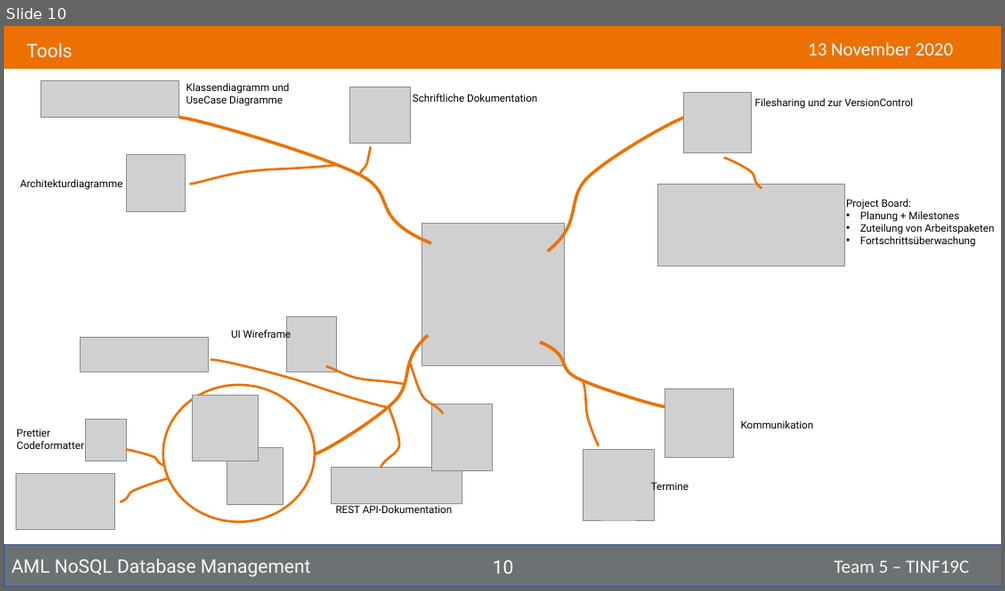
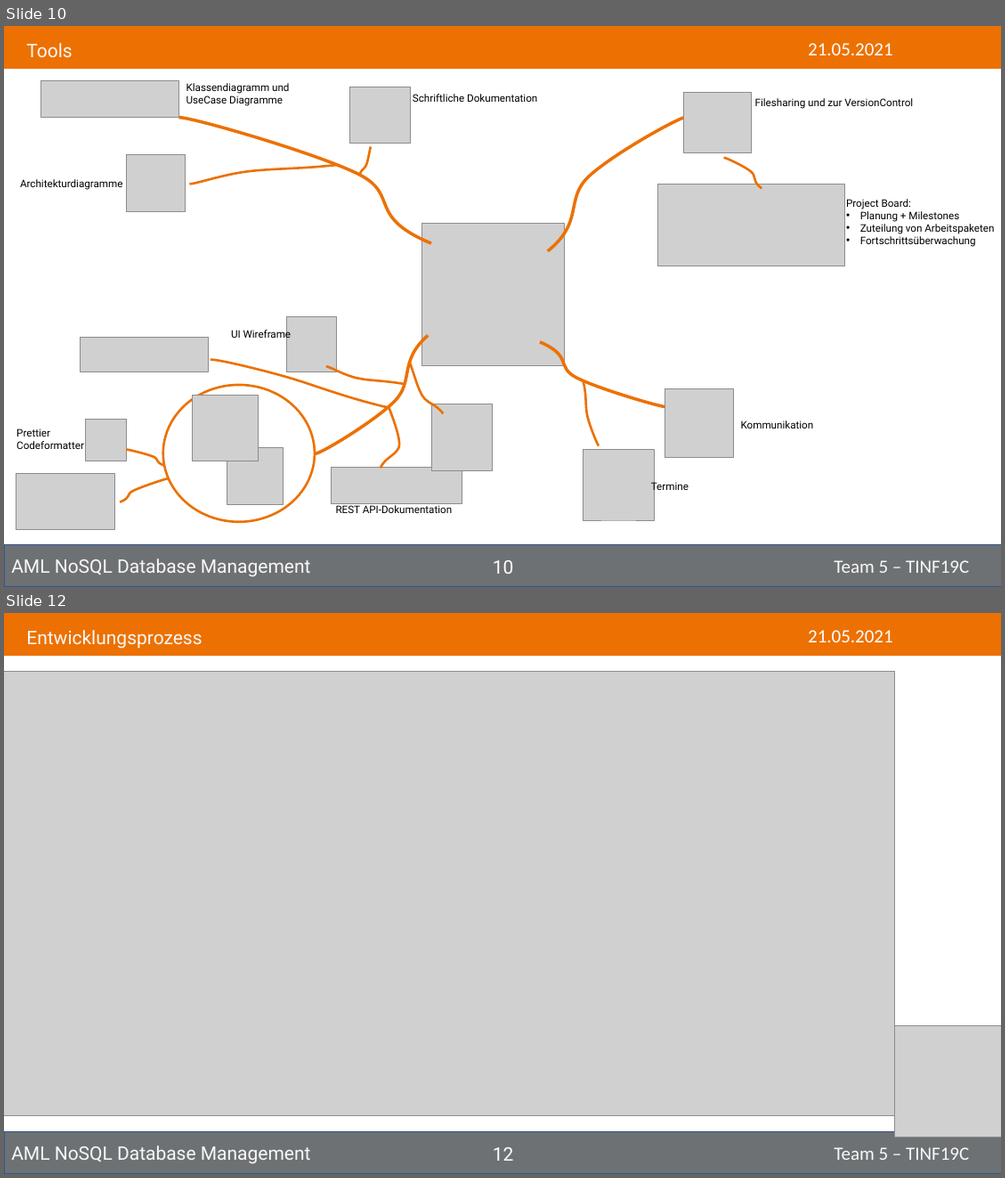
Before and after one commit to NurNils/aml-nosql-database-management, a slide deck: PROJECT/Presentation/Tinf19C_Team5_Presentation.pptx. Shown one above the other, each under a label of ours: slide 10 before the commit, slides 10 and 12 after it; the slides between them are not shown. The pictures are 1005x591 and 1005x1178 pixels, drawn with LibreOffice and Linux fonts; fonts in the diff are those of the drawing; grey boxes stand for pictures. Boxes give left, top, right and bottom in pixels: in the first picture for what was removed or moved away, otherwise in the second. Text is boxed around its words. In the diff, an @@ line names an element or a change of style, - is before the commit and + after.

```diff
--- a/PROJECT/Presentation/Tinf19C_Team5_Presentation.pptx
+++ b/PROJECT/Presentation/Tinf19C_Team5_Presentation.pptx
@@ slide 12 added at (4,613,1001,1174), background #FFFFFF @@
@@ rectangle added at (4,613,1001,656), fill #EC7102, outline #EC7102 1 pt @@
@@ text added at (26,630,202,649), 18 pt, text #F8F8F8 @@
+Entwicklungsprozess
@@ text added at (808,630,893,642), 18 pt, text #FFFFFF @@
+21.05.2021
@@ picture added at (4,672,895,1116) @@
@@ picture added at (895,1026,1001,1136) @@
@@ rectangle added at (4,1131,1001,1174), fill #6D7173, outline #325491 1 pt, 18 pt, text #F8F8F8 @@
+AML NoSQL Database Management Team 5 – TINF19C
@@ page number added at (493,1147,514,1160), 18 pt, text #FFFFFF @@
+12
@@ slide 10 changed as well @@
@@ text at (808,43,893,55): text changed @@
-13 November 2020
+21.05.2021
```
Also in this commit, not shown: 16 other slides changed, 2 other slides added, 1 slide removed, 1 other file.
